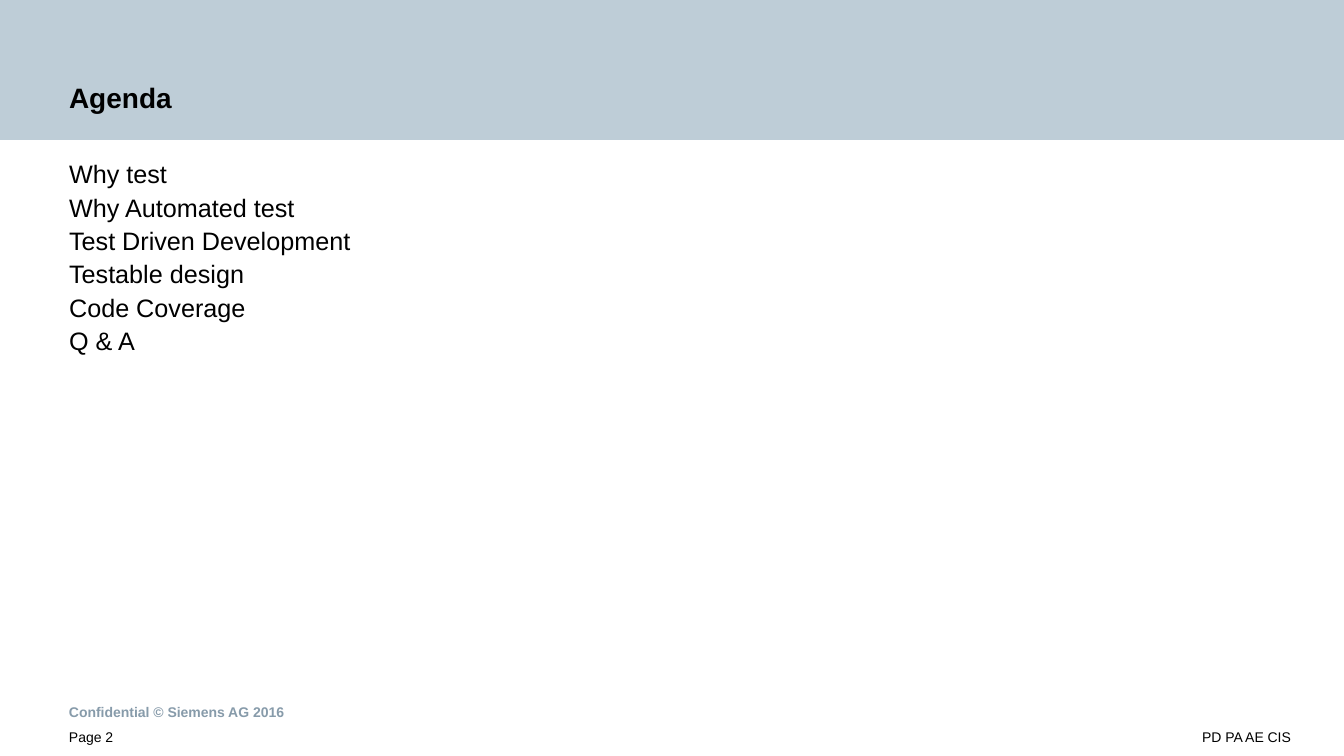
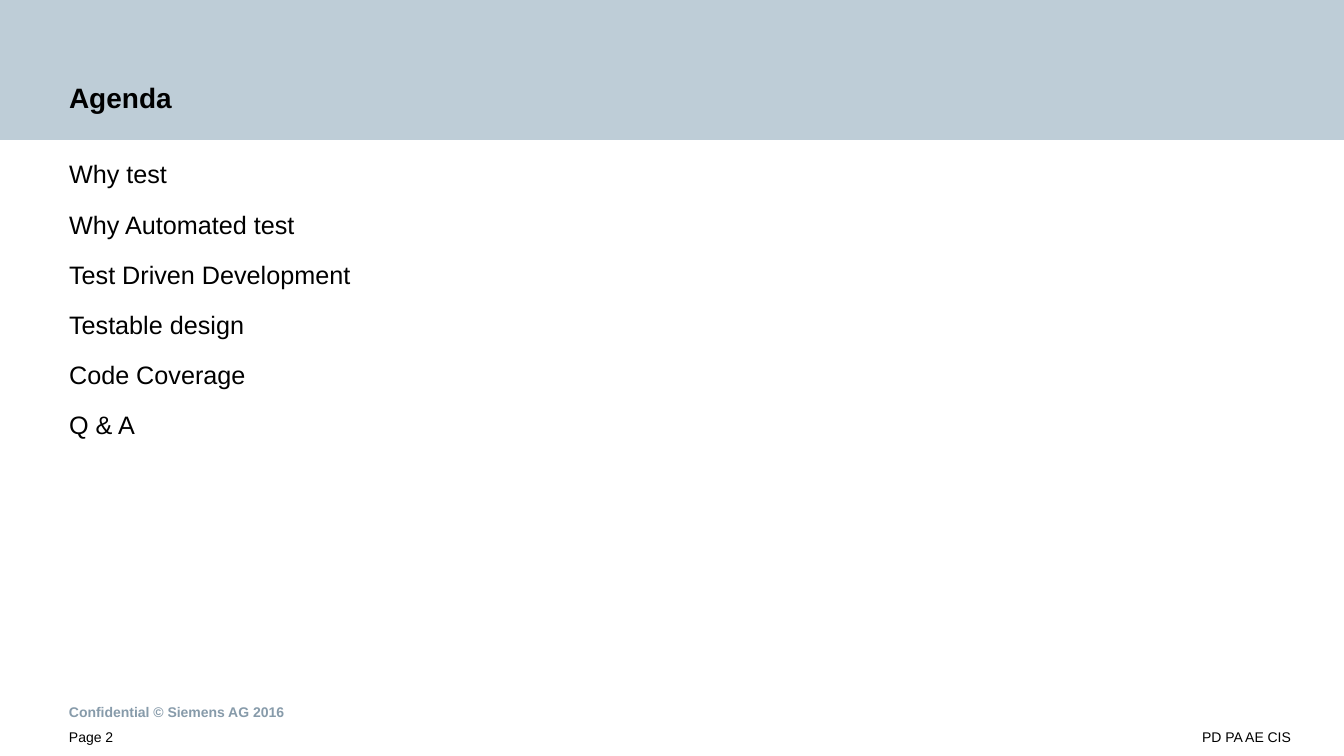
Before and after one commit to SunilPrasad/GithubRepo, a slide deck: slide 2 of TDDExamples/Persentation/TestDrivenDevelopment.pptx. Drawn at 1344x756 pixels with LibreOffice and Linux fonts; fonts in the diff are those of the drawing; background and template pictures are left out. Boxes give left, top, right and bottom in pixels: in the first picture for what was removed or moved away, otherwise in the second. Text is boxed around its words. In the diff, an @@ line names an element or a change of style, - is before the commit and + after.

```diff
--- a/TDDExamples/Persentation/TestDrivenDevelopment.pptx
+++ b/TDDExamples/Persentation/TestDrivenDevelopment.pptx
@@ text "Why test" at [69, 164, 350, 439]: more space between paragraphs @@
```
Also in this commit, not shown: 10 other slides changed, 4 slides added, 1 slide removed.
